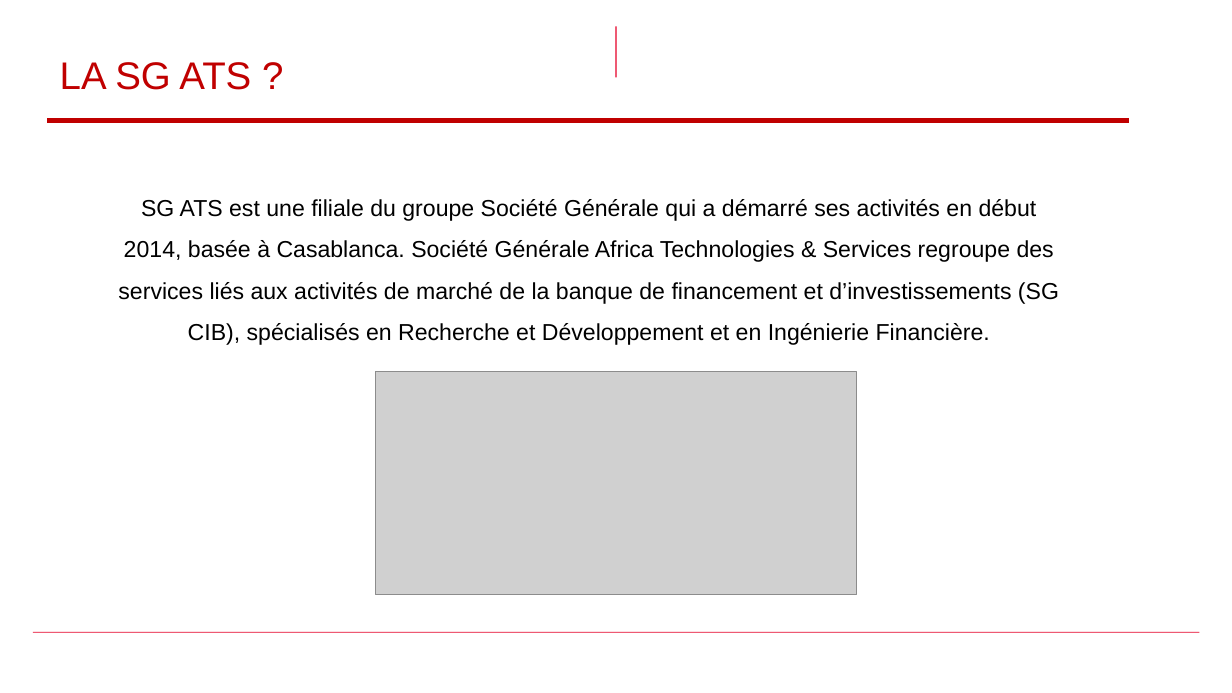
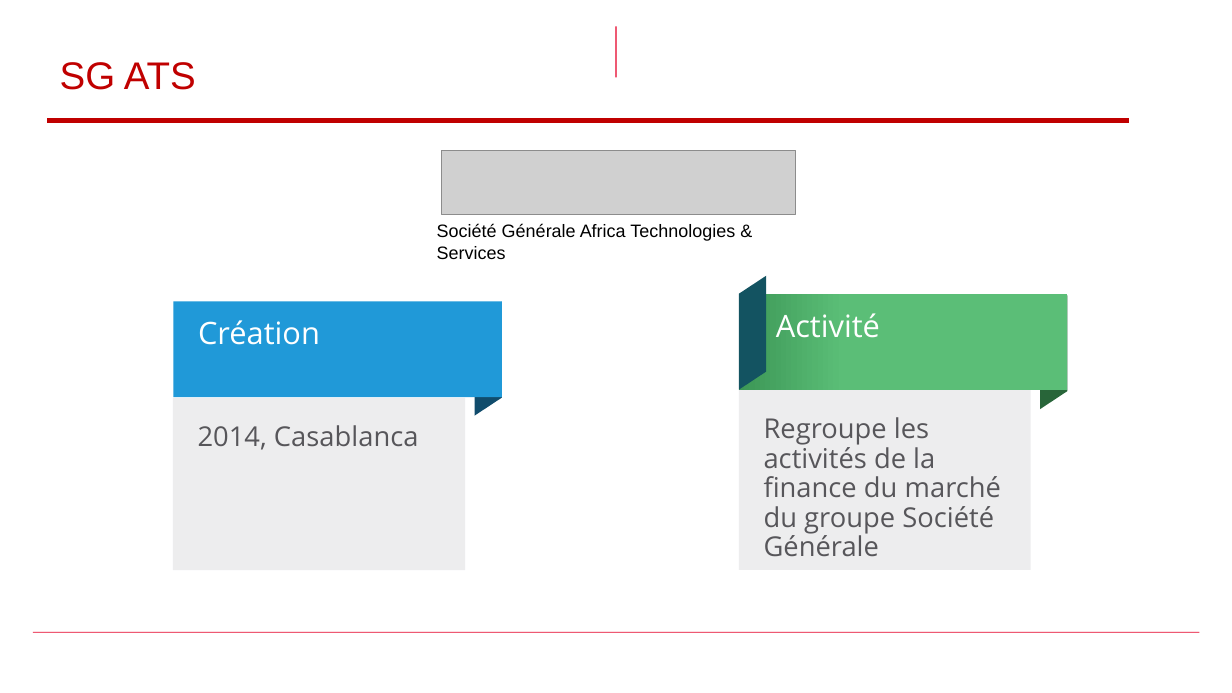
Before and after one commit to zwdOr20/PFE, a slide deck: slide 3 of first_presentation_1.1.pptx. Drawn at 1232x693 pixels with LibreOffice and Linux fonts; fonts in the diff are those of the drawing; grey boxes stand for pictures; background and template pictures are left out. Boxes give left, top, right and bottom in pixels: in the first picture for what was removed or moved away, otherwise in the second. Text is boxed around its words. In the diff, an @@ line names an element or a change of style, - is before the commit and + after.

```diff
--- a/first_presentation_1.1.pptx
+++ b/first_presentation_1.1.pptx
@@ title at [60, 62, 196, 90]: text changed @@
-LA SG ATS ?
+SG ATS
@@ picture added at [442, 151, 797, 214] @@
@@ text removed at [118, 199, 1059, 345] @@
-SG ATS est une filiale du groupe Société Générale qui a démarré ses activités en début 2014, basée à Casablanca. Société Générale Africa Technologies & Services regroupe des services liés aux activités de marché de la banque de financement et d’investissements (SG CIB), spécialisés en Recherche et Développement et en Ingénierie Financière.
@@ text added at [437, 223, 735, 259], 14 pt, text #000000 @@
+Société Générale Africa Technologies & Services
@@ rectangle added at [739, 294, 1067, 390], fill gradient #3C9756 to #5BBE77, 24 pt, text #FFFFFF @@
+Activité
@@ parallelogram added at [739, 276, 767, 390], fill #145361 @@
@@ parallelogram added at [1040, 295, 1068, 409], fill #286539 @@
@@ rectangle added at [174, 301, 502, 397], fill #2099D8, 24 pt, text #FFFFFF @@
+Création
@@ parallelogram added at [475, 302, 502, 415], fill #104C6C @@
@@ picture removed at [375, 372, 857, 595] @@
@@ rectangle added at [173, 398, 465, 570], fill #57565A at 10% opacity, 21.3 pt, text #57565A @@
+2014, Casablanca
@@ rectangle added at [739, 390, 1031, 570], fill #57565A at 10% opacity, 21.3 pt, text #57565A @@
+Regroupe les activités de la finance du marché du groupe Société Générale
```
Also in this commit, not shown: 7 other slides changed, 8 slides added, 4 slides removed, 15 other files.
